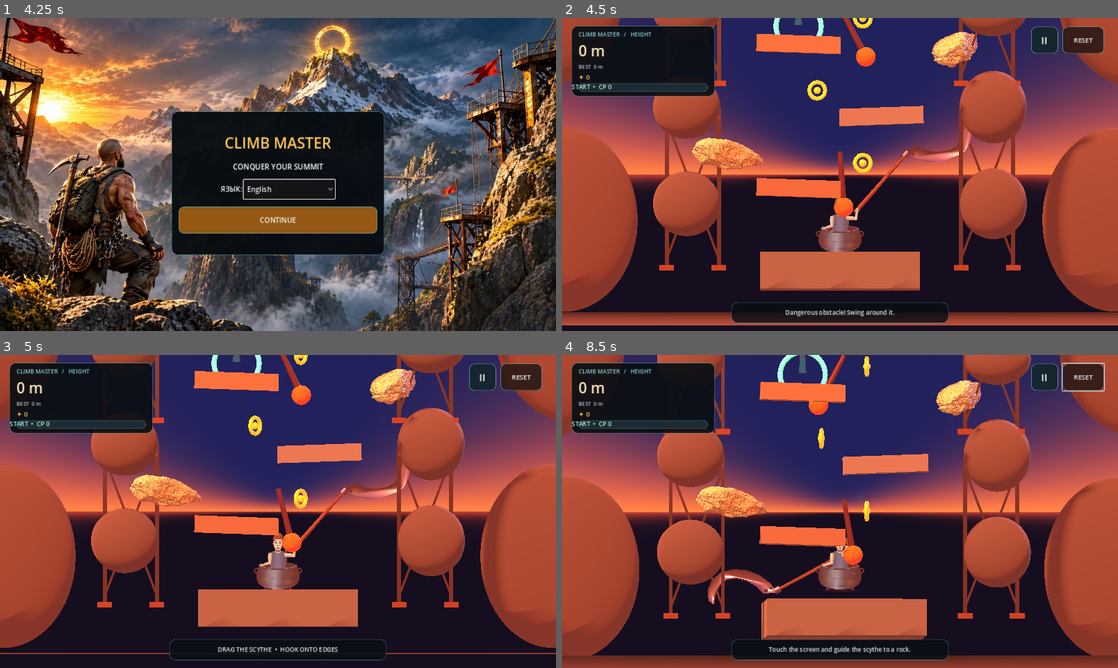
Above: before the commit, frames 1-4 (two rows, left to right).
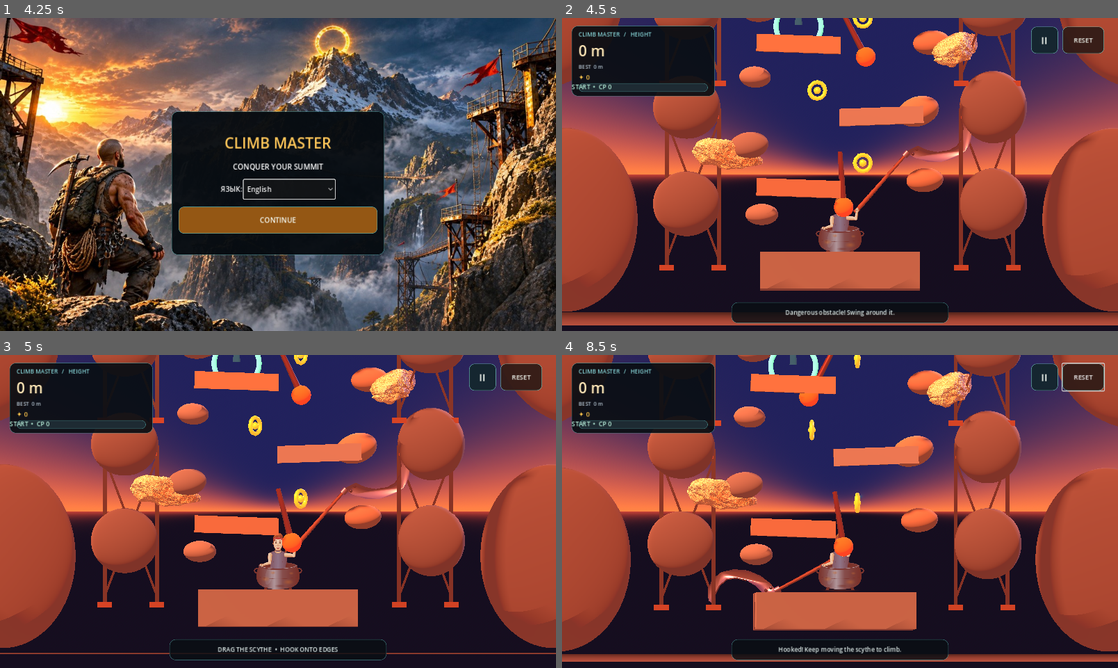
Above: after the commit, the same moments.

Repository: uchihabaha05-del/CLIMB-MASTER
Game: Godot game, scene res://scenes/main.tscn
Two runs of this game, one before a commit and one after it. Both use one fixed random seed, a clock stepped at 60 frames per second and the inputs below.
Inputs (mouse positions are in pixels of both pictures, inside the frame that each line leads up to):
- Up to frame 1 (4.25 s): click "II" at 0.5 s; click "СБРОС" at 1.25 s; click "II" at 2 s; click "Русский" at 2.75 s; click "ПРОДОЛЖИТЬ" at 3.5 s
- Up to frame 2 (4.5 s): click "CONTINUE" at 4.25 s
- Up to frame 3 (5 s): no input
- Up to frame 4 (8.5 s): click "II" at 5 s; click "CONTINUE CLIMBING" at 5.75 s; click "RESET" at 6.5 s; move the mouse to (962, 495) at 7.27 s; click (962, 495) at 7.42 s; drag from (728, 527) to (812, 574) at 8.02 s

Frame 1 is identical in both runs. In frame 2, 2.1% of the frame differs, in the area x 26-91%, y 0-67%; in frame 3, 2.1%; in frame 4, 25%, in the area x 0-100%, y 0-100%.

Commit message:
feat: add collidable natural climbing holds along cliff route

Diff:
--- a/scripts/main.gd
+++ b/scripts/main.gd
@@ -144,6 +144,8 @@
         var tilt := -0.035 if i % 2 == 0 else 0.035
         _add_platform(Vector3(point.x, point.y, 0.0), LEDGE_SIZE, ledge_colors[i % ledge_colors.size()], tilt)
 
+    _build_climbable_rock_holds()
+
     # Keep the central climbing lane readable. Natural cliff outcrops frame
     # the route from the far left and right instead of spawning in front of it.
     for side in [-1.0, 1.0]:
@@ -174,6 +176,44 @@
 
 
 
+
+func _build_climbable_rock_holds() -> void:
+    # Natural, collidable handholds sit on the playable Z plane.
+    # They add alternative hook points between the broad route platforms.
+    var rock_palette := [
+        Color(0.30, 0.32, 0.33), Color(0.36, 0.32, 0.27),
+        Color(0.25, 0.29, 0.32), Color(0.39, 0.35, 0.30)
+    ]
+    for i in range(20):
+        var side := -1.0 if i % 2 == 0 else 1.0
+        var tier := float(i)
+        var hold := StaticBody3D.new()
+        hold.name = "ClimbableRockHold_%02d" % i
+        hold.position = Vector3(side * (2.55 + float(i % 3) * 0.22), 1.15 + tier * 1.12, -0.18)
+        hold.collision_layer = 1
+        hold.collision_mask = 1
+
+        var rock := MeshInstance3D.new()
+        var rock_mesh := SphereMesh.new()
+        rock_mesh.radius = 1.0
+        rock_mesh.height = 1.65
+        rock.mesh = rock_mesh
+        var radius := 0.42 + float(i % 4) * 0.055
+        rock.scale = Vector3(radius * 1.28, radius, 0.48)
+        rock.rotation = Vector3(float(i % 3) * 0.11, float(i % 5) * 0.17, float(i % 4) * 0.09)
+        var material := StandardMaterial3D.new()
+        material.albedo_color = rock_palette[i % rock_palette.size()]
+        material.roughness = 0.97
+        rock.material_override = material
+        hold.add_child(rock)
+
+        var collision := CollisionShape3D.new()
+        var shape := SphereShape3D.new()
+        shape.radius = radius
+        collision.shape = shape
+        collision.scale = Vector3(1.28, 1.0, 0.85)
+        hold.add_child(collision)
+        add_child(hold)
 
 func _build_mountain_backdrop() -> void:
     # One continuous, triangulated cliff face replaces the old tiled sphere backdrop.
